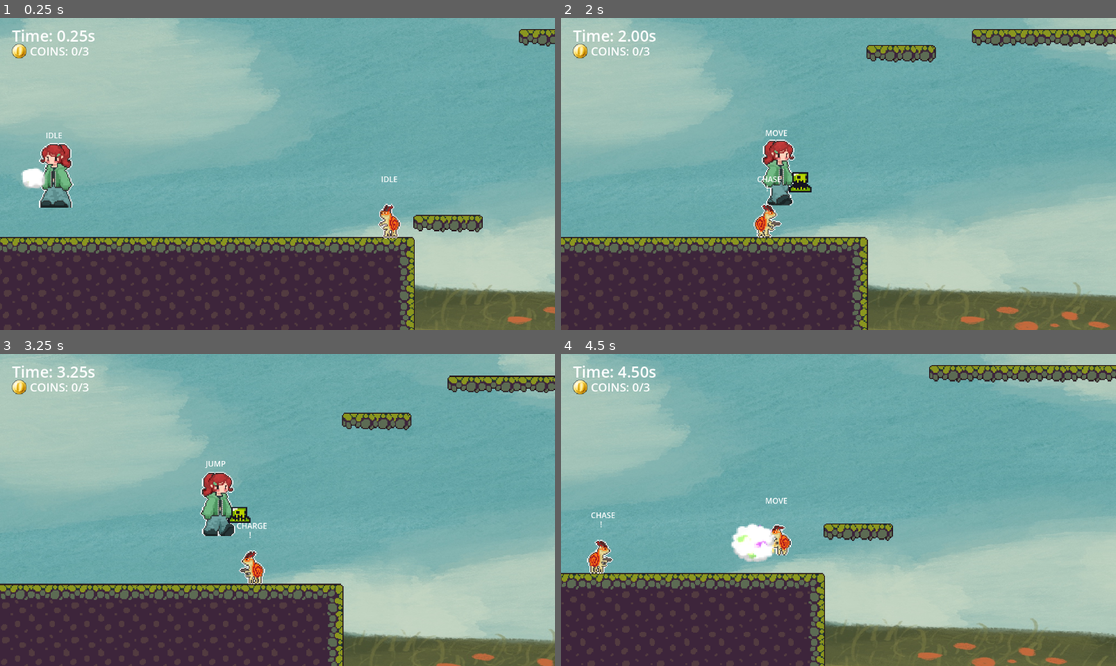
Above: before the commit, frames 1-4 (two rows, left to right).
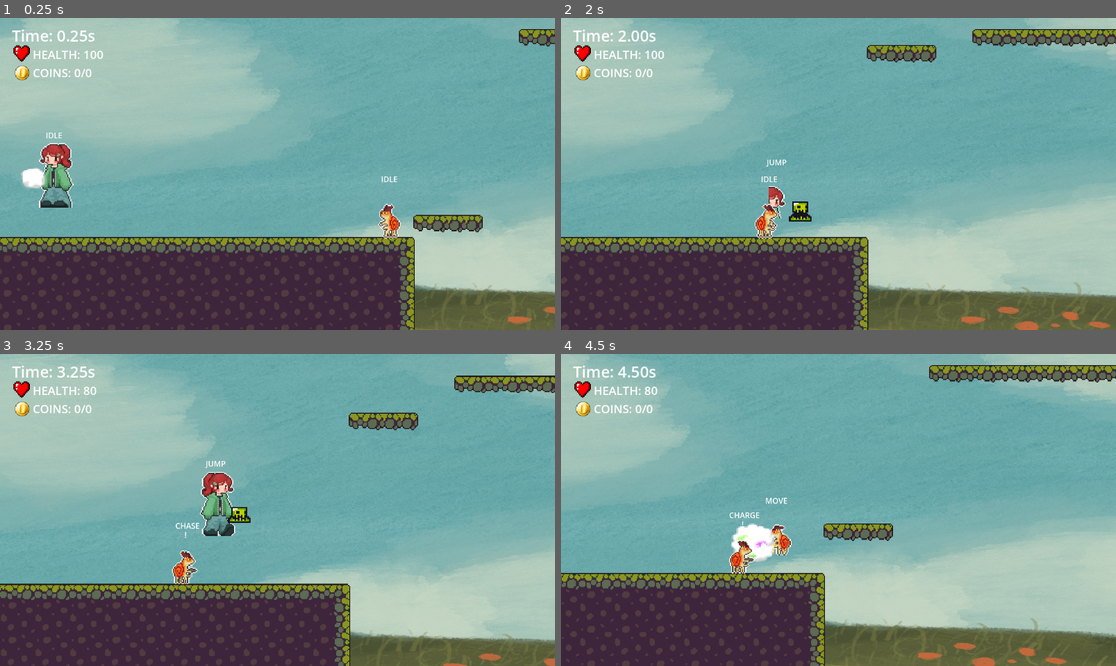
Above: after the commit, the same moments.

Repository: katfrain/KAMBA
Game: Godot game, scene res://Kat/Scenes/level.tscn
Same seed, same stepped clock (60 frames per second), same inputs: the game is played once before the commit and once after it. This scene is started directly instead of the project's main scene.
Inputs:
- Up to frame 1 (0.25 s): no input
- Up to frame 2 (2 s): tap Enter (ui_accept) at 0.5 s; hold D (move_right) from 0.53 s (still down); tap L (Attack) at 0.6, 1.35 s; tap Space (jump) at 0.77, 1.52 s
- Up to frame 3 (3.25 s): release D (move_right) at 2.03 s; hold A (move_left) 2.03-2.78 s; tap K (kat) at 2.1 s; tap L (Attack) at 2.3, 3.05 s; hold D (move_right) from 2.78 s (still down); tap M (mae) at 2.85 s; tap Space (jump) at 3.02 s
- Up to frame 4 (4.5 s): tap L (Attack) at 3.6, 4.35 s; tap Space (jump) at 3.77 s; release D (move_right) at 4.28 s; hold A (move_left) from 4.28 s (still down)

The runs differ from the first frame. In frame 1, 0.6% of the frame differs, in the area x 2-19%, y 8-21%; in frame 2, 3.5%; in frame 3, 5.3%, in the area x 0-100%, y 0-100%; in frame 4, 1.3%.

Commit message:
Enemy states & attack

Diff:
--- a/kamba/Kat/Scenes/Enemy.tscn
+++ b/kamba/Kat/Scenes/Enemy.tscn
@@ -1,18 +1,18 @@
-[gd_scene load_steps=26 format=3 uid="uid://c4lsv75wh0874"]
-
-[ext_resource type="Script" path="res://Kat/Scripts/enemy.gd" id="1_mtqva"]
+[gd_scene load_steps=27 format=3 uid="uid://c4lsv75wh0874"]
+
+[ext_resource type="Script" uid="uid://dijrny7t3e5qu" path="res://Kat/Scripts/enemy.gd" id="1_mtqva"]
 [ext_resource type="Texture2D" uid="uid://dpvajkyxm8b2q" path="res://Mae/Assets/Bug2-idle.png" id="1_vgkv0"]
 [ext_resource type="Texture2D" uid="uid://noxxosyn03j7" path="res://Mae/Assets/Bug2-walk.png" id="2_pd163"]
 [ext_resource type="Script" uid="uid://d3xhfapwhtq1c" path="res://EnemyStateMachine.gd" id="3_q8fjo"]
-[ext_resource type="Script" path="res://Kat/Scripts/Enemy_idle.gd" id="4_iysdc"]
-[ext_resource type="Script" path="res://Kat/Scripts/Enemy_chase.gd" id="5_mi1fc"]
-[ext_resource type="Script" path="res://Kat/Scripts/LoS.gd" id="6_e821s"]
+[ext_resource type="Script" uid="uid://0tthflpwe5xs" path="res://Kat/Scripts/Enemy_idle.gd" id="4_iysdc"]
+[ext_resource type="Script" uid="uid://ccdcnt2s32jwv" path="res://Kat/Scripts/Enemy_chase.gd" id="5_mi1fc"]
+[ext_resource type="Script" uid="uid://up0b432wud28" path="res://Kat/Scripts/LoS.gd" id="6_e821s"]
 [ext_resource type="Script" uid="uid://qb3vqi3aemjk" path="res://Kat/Scenes/Enemy_charge.gd" id="7_gvs0u"]
-[ext_resource type="Script" path="res://Kat/Scripts/debug_text.gd" id="7_ja812"]
+[ext_resource type="Script" uid="uid://dp43eq8w4mchl" path="res://Kat/Scripts/debug_text.gd" id="7_ja812"]
 [ext_resource type="Script" uid="uid://d4nu1bciwpy1k" path="res://Kat/Scenes/Enemy_attack.gd" id="8_lj4a3"]
-[ext_resource type="Script" path="res://Kat/Scripts/label.gd" id="9_nwbcv"]
-[ext_resource type="Script" path="res://Kat/Scripts/ray_cast_2d.gd" id="10_4c8or"]
-
+[ext_resource type="Script" uid="uid://qrj2c8nr37pu" path="res://Kat/Scripts/label.gd" id="9_nwbcv"]
+[ext_resource type="Script" uid="uid://blxutlp3ptc1f" path="res://Kat/Scenes/enemy_cooldown.gd" id="9_v34d4"]
+[ext_resource type="Script" uid="uid://begu7rn3rdwab" path="res://Kat/Scripts/ray_cast_2d.gd" id="10_4c8or"]
 
 [sub_resource type="AtlasTexture" id="AtlasTexture_ue7qn"]
 atlas = ExtResource("1_vgkv0")
@@ -126,6 +126,10 @@
 [node name="Attack" type="Node" parent="State_Machine"]
 script = ExtResource("8_lj4a3")
 
+[node name="CoolDown" type="Node" parent="State_Machine"]
+script = ExtResource("9_v34d4")
+metadata/_custom_type_script = "uid://chj3l0b7us465"
+
 [node name="Player_Raycast" type="RayCast2D" parent="."]
 target_position = Vector2(-349, 0)
 collision_mask = 3
@@ -160,6 +164,10 @@
 shape = SubResource("RectangleShape2D_c6uc4")
 
 [node name="Charge_Timer" type="Timer" parent="."]
+wait_time = 0.5
+one_shot = true
+
+[node name="Cooldown_Timer" type="Timer" parent="."]
 wait_time = 0.5
 one_shot = true
 
@@ -185,6 +193,13 @@
 horizontal_alignment = 1
 script = ExtResource("9_nwbcv")
 
+[node name="Hit Box" type="Area2D" parent="."]
+collision_mask = 2
+
+[node name="CollisionShape2D" type="CollisionShape2D" parent="Hit Box"]
+scale = Vector2(2, 1)
+shape = SubResource("CapsuleShape2D_eptvq")
+
 [connection signal="stop_chase_upon_death" from="." to="State_Machine/Chase" method="chase_end"]
 [connection signal="debug_text_idle" from="State_Machine/Idle" to="DEBUG TEXT" method="debug_text_idle"]
 [connection signal="transitioned" from="State_Machine/Idle" to="State_Machine" method="on_child_transitioned"]
@@ -192,16 +207,24 @@
 [connection signal="transitioned" from="State_Machine/Chase" to="State_Machine" method="on_child_transitioned"]
 [connection signal="debug_text_charge" from="State_Machine/Charge" to="DEBUG TEXT" method="debug_text_charge"]
 [connection signal="debug_text_attack" from="State_Machine/Attack" to="DEBUG TEXT" method="debug_text_attack"]
+[connection signal="player_hit" from="State_Machine/Attack" to="." method="attack_player"]
+[connection signal="debug_text_cooldown" from="State_Machine/CoolDown" to="DEBUG TEXT" method="debug_text_cooldown"]
 [connection signal="end_chase" from="Player_Raycast" to="State_Machine/Chase" method="chase_end"]
 [connection signal="end_chase" from="Player_Raycast" to="Exclamation_Point" method="chase_ended"]
 [connection signal="initiate_chase" from="Player_Raycast" to="State_Machine/Idle" method="chase_start"]
 [connection signal="initiate_chase" from="Player_Raycast" to="Exclamation_Point" method="chase_triggered"]
 [connection signal="ground" from="Left_Ground_Check" to="State_Machine/Chase" method="ground"]
 [connection signal="ground" from="Left_Ground_Check" to="State_Machine/Charge" method="ground"]
+[connection signal="ground" from="Left_Ground_Check" to="State_Machine/Attack" method="ground"]
 [connection signal="no_ground" from="Left_Ground_Check" to="State_Machine/Chase" method="no_ground"]
 [connection signal="no_ground" from="Left_Ground_Check" to="State_Machine/Charge" method="no_ground"]
+[connection signal="no_ground" from="Left_Ground_Check" to="State_Machine/Attack" method="no_ground"]
 [connection signal="ground" from="Right_Ground_Check" to="State_Machine/Chase" method="ground"]
+[connection signal="ground" from="Right_Ground_Check" to="State_Machine/Charge" method="ground"]
+[connection signal="ground" from="Right_Ground_Check" to="State_Machine/Attack" method="ground"]
 [connection signal="no_ground" from="Right_Ground_Check" to="State_Machine/Chase" method="no_ground"]
+[connection signal="no_ground" from="Right_Ground_Check" to="State_Machine/Charge" method="no_ground"]
+[connection signal="no_ground" from="Right_Ground_Check" to="State_Machine/Attack" method="no_ground"]
 [connection signal="body_entered" from="Chase Range" to="State_Machine/Chase" method="_on_range_body_entered"]
 [connection signal="body_entered" from="Chase Range" to="Player_Raycast" method="_on_range_body_entered"]
 [connection signal="body_exited" from="Chase Range" to="State_Machine/Chase" method="_on_range_body_exited"]
@@ -210,3 +233,6 @@
 [connection signal="body_entered" from="Attack Range" to="State_Machine/Charge" method="_on_range_body_entered"]
 [connection signal="body_exited" from="Attack Range" to="State_Machine/Charge" method="_on_range_body_exited"]
 [connection signal="timeout" from="Charge_Timer" to="State_Machine/Charge" method="_on_charge_timeout"]
+[connection signal="timeout" from="Cooldown_Timer" to="State_Machine/CoolDown" method="_on_cooldown_timer_timeout"]
+[connection signal="body_entered" from="Hit Box" to="State_Machine/Attack" method="_on_hit_box_body_entered"]
+[connection signal="body_exited" from="Hit Box" to="State_Machine/Attack" method="_on_hit_box_body_exited"]
--- a/kamba/Kat/Scenes/Enemy_attack.gd
+++ b/kamba/Kat/Scenes/Enemy_attack.gd
@@ -1,23 +1,26 @@
 extends State
 
 signal debug_text_attack
-var attack_distance = 300
+signal player_hit()
+
+var attack_distance = 5
 var run_speed = 200
 var ground_in_front: bool = true
 var direction: int = -1
+var attacked_player: bool = false
+var player = null
 
 func Enter() -> void:
 	var enemy = state_machine.Enemy
-	print("Entered attack state")
 	debug_text_attack.emit()
 	if enemy.get_direction() == false:
 		direction = -1
 	else:
 		direction = 1
+	attacked_player = false
 
 
 func Exit() -> void:
-	print("Exited attack state")
 	pass
 
 func Physics_update(delta: float, can_move: bool) -> void:
@@ -35,16 +38,40 @@
 	# Check if there's ground in front
 	if ground_in_front:
 		enemy.velocity.x = direction * run_speed
+
 	else:
 		enemy.velocity.x = 0
 
+	if attack_distance >= 0:
+		attack_distance -= delta
+	else:
+		transitioned.emit("CoolDown")
+
+	if player:
+		hit_player()
 
 	# Move the enemy using the updated velocity
 	enemy.move_and_slide()
 
+func hit_player() -> void:
+	if attacked_player == false:
+		attack_player()
+
+func attack_player() -> void:
+	print("attempting to attack player!")
+	player_hit.emit()
+	attacked_player = true
+
 func no_ground() -> void:
 	ground_in_front = false
 
-
 func ground() -> void:
 	ground_in_front = true
+
+func _on_hit_box_body_entered(body: Node2D) -> void:
+	print('Player entered hit box')
+	player = body
+
+func _on_hit_box_body_exited(body: Node2D) -> void:
+	print('Player exited hit box')
+	player = null
--- /dev/null
+++ b/kamba/Kat/Scenes/enemy_cooldown.gd
@@ -0,0 +1,38 @@
+extends State
+
+signal debug_text_cooldown()
+@onready var cooldown_timer = $"../../Cooldown_Timer"
+var ground_in_front: bool = true
+
+func Enter() -> void:
+	if cooldown_timer.is_stopped():
+		debug_text_cooldown.emit()
+		cooldown_timer.start(2.0)
+	else:
+		print("Charge timer already running — not restarting")
+
+func Exit() -> void:
+	pass
+
+func cooldown_end():
+	transitioned.emit("Idle")
+
+	#the logic at fixed physics intervals
+func Physics_update(delta: float, can_move: bool) -> void:
+	var enemy = state_machine.Enemy
+
+	# Ensure the enemy exists
+	if not enemy:
+		print("Enemy is not assigned in state machine!")
+		return
+
+	# Apply gravity
+	enemy.velocity.y += enemy.gravity * delta
+
+	# Enemy moves backwards slightly while charging
+	enemy.velocity.x = 0
+
+	enemy.move_and_slide()
+
+func _on_cooldown_timer_timeout() -> void:
+	cooldown_end()
--- /dev/null
+++ b/kamba/Kat/Scenes/health_label.gd
@@ -0,0 +1,14 @@
+extends Label
+
+var health: int
+@export var prefix_text : String
+
+func _ready() -> void:
+	pass
+
+func update_health(new_health: int):
+	health = new_health
+	update_text()
+
+func update_text():
+	text = str(prefix_text, health)
--- a/kamba/Kat/Scenes/level.tscn
+++ b/kamba/Kat/Scenes/level.tscn
@@ -1,20 +1,22 @@
-[gd_scene load_steps=25 format=4 uid="uid://dqodpb183qsgy"]
-
-[ext_resource type="Script" path="res://Kat/Scripts/level.gd" id="1_grox1"]
+[gd_scene load_steps=27 format=4 uid="uid://dqodpb183qsgy"]
+
+[ext_resource type="Script" uid="uid://c5g061by0ewmy" path="res://Kat/Scripts/level.gd" id="1_grox1"]
 [ext_resource type="PackedScene" uid="uid://b48tqia1ryvet" path="res://Kat/Scenes/character_placeholder.tscn" id="2_a7sxh"]
 [ext_resource type="Texture2D" uid="uid://dpdeci5ugstd7" path="res://Mae/Assets/Untitled_Artwork.jpg" id="2_sbr0j"]
 [ext_resource type="Texture2D" uid="uid://c1axs2788dcy" path="res://Kat/Assets/tileset_placeholder.png" id="3_i2b84"]
-[ext_resource type="Script" path="res://Kat/Scripts/panel.gd" id="4_p33ya"]
+[ext_resource type="Script" uid="uid://c62pi0nhtve5m" path="res://Kat/Scripts/panel.gd" id="4_p33ya"]
 [ext_resource type="PackedScene" uid="uid://djbjda52ea6bu" path="res://Kat/Scenes/win_zone.tscn" id="6_a5nrf"]
 [ext_resource type="PackedScene" uid="uid://yjah0q8d3uuc" path="res://Mae/Scenes/player.tscn" id="6_ldmg1"]
-[ext_resource type="Script" path="res://Kat/Scripts/timer.gd" id="6_q58tk"]
-[ext_resource type="Script" path="res://Kat/Scripts/win_time.gd" id="6_qeym0"]
+[ext_resource type="Script" uid="uid://d1vjn0ecii14k" path="res://Kat/Scripts/timer.gd" id="6_q58tk"]
+[ext_resource type="Script" uid="uid://brr1h6vpdlbvu" path="res://Kat/Scripts/win_time.gd" id="6_qeym0"]
 [ext_resource type="PackedScene" uid="uid://c3psq8tpronfm" path="res://Kat/Scenes/moving_platform.tscn" id="7_o3oyj"]
-[ext_resource type="Script" path="res://Kat/Scripts/coin_label.gd" id="9_kpqre"]
+[ext_resource type="Script" uid="uid://c6r8nr2m3q1gm" path="res://Kat/Scripts/coin_label.gd" id="9_kpqre"]
 [ext_resource type="Texture2D" uid="uid://f5q14ovlglb5" path="res://Kat/Assets/coin_placeholder.png" id="10_uwcpk"]
 [ext_resource type="PackedScene" uid="uid://cm37f6ply2xc8" path="res://Kat/Scenes/collectable.tscn" id="12_4hsfj"]
-[ext_resource type="Script" path="res://Kat/Scripts/win_zone.gd" id="12_7eeee"]
-[ext_resource type="Script" path="res://Kat/Scripts/collectable.gd" id="14_em6et"]
+[ext_resource type="Script" uid="uid://dmrcu83aikjal" path="res://Kat/Scripts/win_zone.gd" id="12_7eeee"]
+[ext_resource type="Script" uid="uid://1dp1a3onku53" path="res://Kat/Scenes/health_label.gd" id="12_cqxpy"]
+[ext_resource type="Texture2D" uid="uid://da4j2uxdsgv5q" path="res://Kat/Assets/heart_placeholder.png" id="13_tm7jd"]
+[ext_resource type="Script" uid="uid://bd2qgomgj5kn2" path="res://Kat/Scripts/collectable.gd" id="14_em6et"]
 [ext_resource type="PackedScene" uid="uid://c4lsv75wh0874" path="res://Kat/Scenes/Enemy.tscn" id="16_oiaoc"]
 
 [sub_resource type="TileSetAtlasSource" id="TileSetAtlasSource_3rh5l"]
@@ -216,7 +218,7 @@
 [node name="Player" parent="Character" instance=ExtResource("6_ldmg1")]
 position = Vector2(131, 327)
 collision_layer = 2
-collision_mask = 13
+collision_mask = 5
 
 [node name="Camera2D2" type="Camera2D" parent="Character/Player"]
 position = Vector2(113.333, 31.5556)
@@ -356,19 +358,32 @@
 script = ExtResource("6_q58tk")
 
 [node name="coin_label" type="Label" parent="UI/CanvasLayer"]
-offset_left = 62.0
-offset_top = 52.0
-offset_right = 185.0
-offset_bottom = 86.0
+offset_left = 68.0
+offset_top = 97.0
+offset_right = 191.0
+offset_bottom = 131.0
 label_settings = SubResource("LabelSettings_dgk4q")
 script = ExtResource("9_kpqre")
-coins_needed = 3
 prefix_text = "COINS: "
 
 [node name="CoinPlaceholder" type="Sprite2D" parent="UI/CanvasLayer/coin_label"]
 position = Vector2(-22, 17)
 scale = Vector2(0.15625, 0.15625)
 texture = ExtResource("10_uwcpk")
+
+[node name="health_label" type="Label" parent="UI/CanvasLayer"]
+offset_left = 68.0
+offset_top = 59.0
+offset_right = 191.0
+offset_bottom = 93.0
+label_settings = SubResource("LabelSettings_dgk4q")
+script = ExtResource("12_cqxpy")
+prefix_text = "HEALTH: "
+
+[node name="HealthPlaceholder" type="Sprite2D" parent="UI/CanvasLayer/health_label"]
+position = Vector2(-23, 15)
+scale = Vector2(0.13718, 0.13718)
+texture = ExtResource("13_tm7jd")
 
 [node name="Zones" type="Node" parent="."]
 
@@ -394,7 +409,6 @@
 scale = Vector2(2.309, 2.309)
 label_settings = SubResource("LabelSettings_dgk4q")
 script = ExtResource("9_kpqre")
-coins_needed = 3
 
 [node name="CoinPlaceholder" type="Sprite2D" parent="Zones/win_zone/coin_label_win"]
 position = Vector2(-22, 17)
@@ -452,6 +466,7 @@
 
 [node name="Enemy" parent="Enemies" instance=ExtResource("16_oiaoc")]
 position = Vector2(808, 473)
+collision_mask = 1
 
 [connection signal="start_timer" from="." to="UI/CanvasLayer/timer" method="start_timer"]
 [connection signal="game_over" from="Character/character_placeholder" to="UI/CanvasLayer/game_over_menu" method="make_visible"]
@@ -462,15 +477,14 @@
 [connection signal="win_level" from="Character/character_placeholder" to="UI/CanvasLayer/timer" method="stop_timer"]
 [connection signal="game_over" from="Character/Player" to="UI/CanvasLayer/game_over_menu" method="make_visible"]
 [connection signal="game_over" from="Character/Player" to="UI/CanvasLayer/timer" method="stop_timer"]
+[connection signal="health_change" from="Character/Player" to="UI/CanvasLayer/health_label" method="update_health"]
 [connection signal="win_level" from="Character/Player" to="UI/CanvasLayer/win_level_menu" method="make_visible"]
 [connection signal="win_level" from="Character/Player" to="UI/CanvasLayer/win_level_menu/your_score" method="replace_time"]
 [connection signal="win_level" from="Character/Player" to="UI/CanvasLayer/timer" method="stop_timer"]
 [connection signal="pressed" from="UI/CanvasLayer/game_over_menu/restart" to="." method="restart_level"]
 [connection signal="pressed" from="UI/CanvasLayer/win_level_menu/restart" to="." method="restart_level"]
-[connection signal="coins_needed_reached" from="UI/CanvasLayer/coin_label" to="Zones/win_zone" method="set_win_con"]
 [connection signal="body_entered" from="Zones/win_zone" to="Zones/win_zone" method="check_win_con"]
 [connection signal="win" from="Zones/win_zone" to="Character/Player" method="win"]
-[connection signal="coins_needed_reached" from="Zones/win_zone/coin_label_win" to="Zones/win_zone" method="set_win_con"]
 [connection signal="body_entered" from="Zones/kill_zone" to="Character/Player" method="fall_death"]
 [connection signal="body_entered" from="Collectables/collectable" to="UI/CanvasLayer/coin_label" method="update_coin_count"]
 [connection signal="body_entered" from="Collectables/collectable" to="Zones/win_zone/coin_label_win" method="update_coin_count"]
@@ -481,3 +495,4 @@
 [connection signal="body_entered" from="Collectables/collectable3" to="UI/CanvasLayer/coin_label" method="update_coin_count"]
 [connection signal="body_entered" from="Collectables/collectable3" to="Zones/win_zone/coin_label_win" method="update_coin_count"]
 [connection signal="body_entered" from="Collectables/collectable3" to="Collectables/collectable3" method="remove"]
+[connection signal="damage_player" from="Enemies/Enemy" to="Character/Player" method="take_damage"]
--- a/kamba/Kat/Scripts/debug_text.gd
+++ b/kamba/Kat/Scripts/debug_text.gd
@@ -19,6 +19,6 @@
 	text = "ATTACK"
 
 func debug_text_cooldown() -> void:
-	text = "ATTACK"
+	text = "COOLDOWN"
 #func _process(delta: float) -> void:
 	#text = str(enemy.velocity.x)
--- a/kamba/Kat/Scripts/enemy.gd
+++ b/kamba/Kat/Scripts/enemy.gd
@@ -2,10 +2,14 @@
 
 @onready var Enemy: CharacterBody2D = $"."
 @onready var state_machine: Node = $State_Machine
+
+@export var damage_amt = 20
+
 var gravity: int = ProjectSettings.get_setting("physics/2d/default_gravity")
 var can_move: bool = true
 var direction: bool = false # false = left, true = right
 signal stop_chase_upon_death
+signal damage_player(damage_amt: int)
 
 func _ready():
 	set_direction(false)
@@ -29,3 +33,7 @@
 func set_direction(new_direction: bool) -> void:
 	direction = new_direction
 	print('Facing right = ' + str(direction))
+
+func attack_player() -> void:
+	print('In enemy, attempting to signal player')
+	damage_player.emit(damage_amt)
--- a/kamba/Mae/scripts/player.gd
+++ b/kamba/Mae/scripts/player.gd
@@ -9,19 +9,23 @@
 @export var arm: AnimatableBody2D:
 	get:
 		return $AnimatedSprite2D/Arm
+@export var total_health:int = 100
 
 
 var gravity: int = ProjectSettings.get_setting("physics/2d/default_gravity")
 var can_move: bool = true
+var current_health: int
 
 
-
+signal health_change(current_health: int)
 signal game_over
 signal win_level
 var directionOfChar: bool = false
 
 func _ready():
-	pass
+	current_health = 100
+	health_change.emit(current_health)
+
 func _physics_process(delta: float) -> void:
 	var direction = Input.get_axis("move_left", "move_right")
 
@@ -50,8 +54,24 @@
 	Being_sm.process(delta)
 	Doing_sm.process(delta)
 
+func respawn() -> void:
+	current_health = total_health
 
-func fall_death(body: Node2D) -> void:
+func take_damage(dmg: int):
+	print("player taking damage!", dmg)
+	current_health -= dmg
+	print(current_health)
+	if current_health <= 0:
+		current_health = 0
+		health_change.emit(current_health)
+		death()
+	else:
+		health_change.emit(current_health)
+		# Add damage effect
+
+
+func death() -> void:
+	# add death animation here
 	game_over.emit()
 	can_move = false
 
@@ -74,8 +94,3 @@
 	if directionOfChar:
 		spawedBullet.vector = Vector2.RIGHT
 	else: 	spawedBullet.vector = Vector2.LEFT
-
-
-func enemy_kill_on_collision(body: Node2D) -> void:
-	fall_death(body)
-	#add death animation here
Binary file added: kamba/Kat/Assets/heart_placeholder.png
Not shown, added: kamba/Kat/Assets/heart_placeholder.png.import
Not shown, added: kamba/Kat/Scenes/enemy_cooldown.gd.uid
Not shown, added: kamba/Kat/Scenes/health_label.gd.uid
Not shown: 2 places in kamba/Mae/Scenes/player.tscn that only renumber resources
